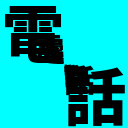
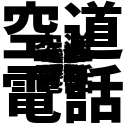
Two versions of the same layered image (128×128). Layer-by-layer changes:
painted on "16" over [56, 56, 72, 72]
painted on "24" over [52, 52, 76, 76]
painted on "32" over [48, 48, 80, 80]
painted on "48" over [41, 40, 87, 88]
painted on "64" over [33, 32, 95, 96]
painted on "128" over [3, 0, 125, 127]
hid "レイヤー" over [0, 0, 128, 128]
